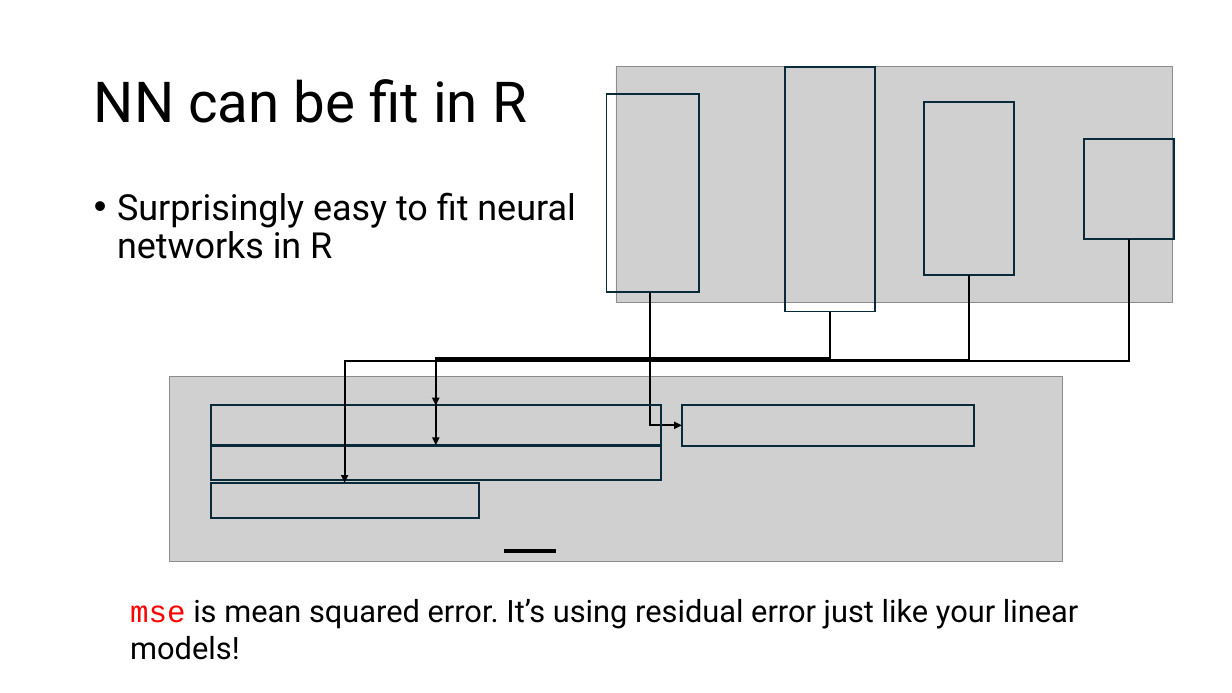
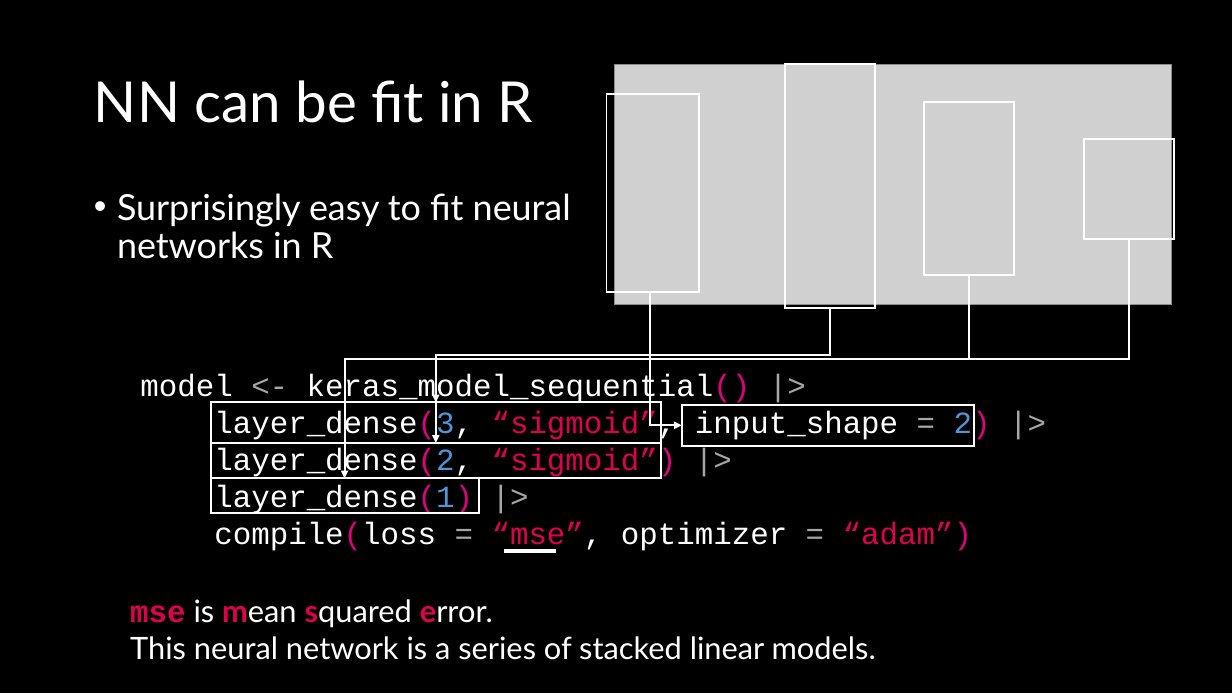
Before and after one commit to DeonRoos/stats-for-biologists, a slide deck: slide 24 of Lectures/BI3010 Lecture XX Large Language Models.pptx (slide 19 before the commit). Drawn at 1232x693 pixels with LibreOffice and Linux fonts; fonts in the diff are those of the drawing; grey boxes stand for pictures. Boxes give left, top, right and bottom in pixels: in the first picture for what was removed or moved away, otherwise in the second. Text is boxed around its words. In the diff, an @@ line names an element or a change of style, - is before the commit and + after.

```diff
--- a/Lectures/BI3010 Lecture XX Large Language Models.pptx
+++ b/Lectures/BI3010 Lecture XX Large Language Models.pptx
@@ background #FFFFFF to #000000 @@
@@ title "NN can be fit in ..." at (94,80,533,123): font Roboto to Lato, text colour #000000 to #FFFFFF @@
@@ text "Surprisingly easy to fit neural ..." at (117,193,571,259): font Roboto to Lato, text colour #000000 to #FFFFFF @@
@@ elbow arrow moved from (1129, 239) - (345, 482) to (1129, 239) - (345, 479) @@
@@ elbow arrow (1129, 239) - (345, 479): stroke #000000 1.5 pt to #FFFFFF 1.5 pt @@
@@ elbow arrow (970, 274) - (436, 443): stroke #000000 1.5 pt to #FFFFFF 1.5 pt; route changed @@
@@ elbow arrow (651, 292) - (682, 425): stroke #000000 1.5 pt to #FFFFFF 1.5 pt @@
@@ elbow arrow moved from (830, 311) - (436, 406) to (830, 309) - (436, 402) @@
@@ elbow arrow (830, 309) - (436, 402): stroke #000000 1.5 pt to #FFFFFF 1.5 pt @@
@@ text added at (140,374,991,553), 24 pt, text #FFFFFF @@
+model <- keras_model_sequential() |>
+layer_dense(3, “sigmoid”, input_shape = 2) |>
+layer_dense(2, “sigmoid”) |>
+layer_dense(1) |>
+compile(loss = “mse”, optimizer = “adam”)
@@ picture removed at (169,377,1063,562) @@
@@ rectangle: place and size @@
-rectangle at (211,406,661,446)
+rectangle at (211,402,661,443)
@@ outline #092A39 1.5 pt to #FFFFFF 1.5 pt in 8 elements at (682,405,974,445), (924,103,1015,275), (1084,140,1175,239), (606,93,699,292), (785,64,875,309), (211,443,661,478), (211,402,661,443), (211,479,479,514) @@
@@ rectangle: place and size @@
-rectangle at (211,482,479,518)
+rectangle at (211,479,479,514)
@@ line (505, 551) - (556, 551): stroke #000000 3 pt to #FFFFFF 3 pt @@
@@ text at (130,599,876,660): text changed; font Roboto to Lato; text colour #000000 to #FFFFFF @@
-mse is mean squared error. It’s using residual error just like your linear models!
+mse is mean squared error.
+This neural network is a series of stacked linear models.
```
Also in this commit, not shown: 32 other slides changed, 13 slides added, 3 slides removed, 23 other files.
